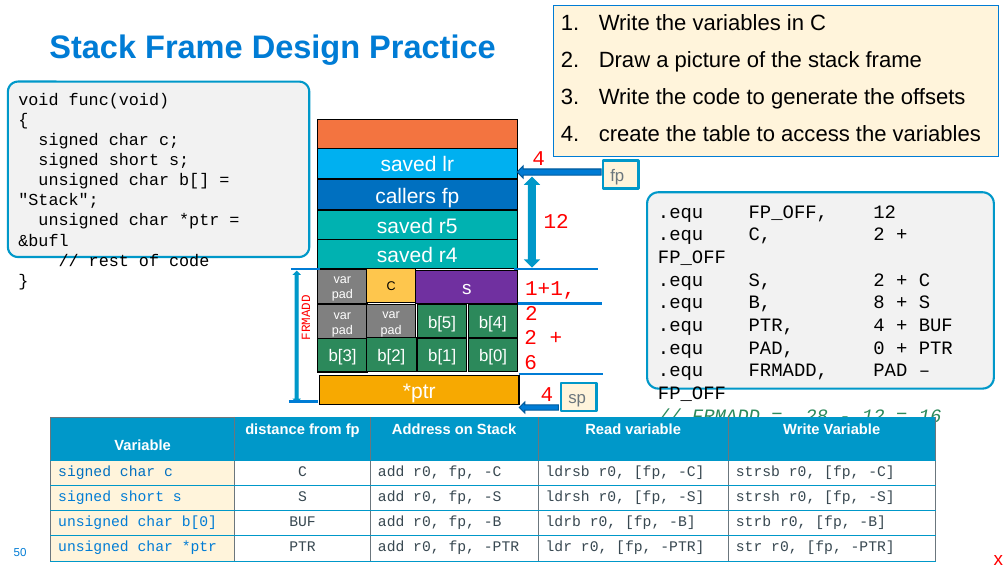
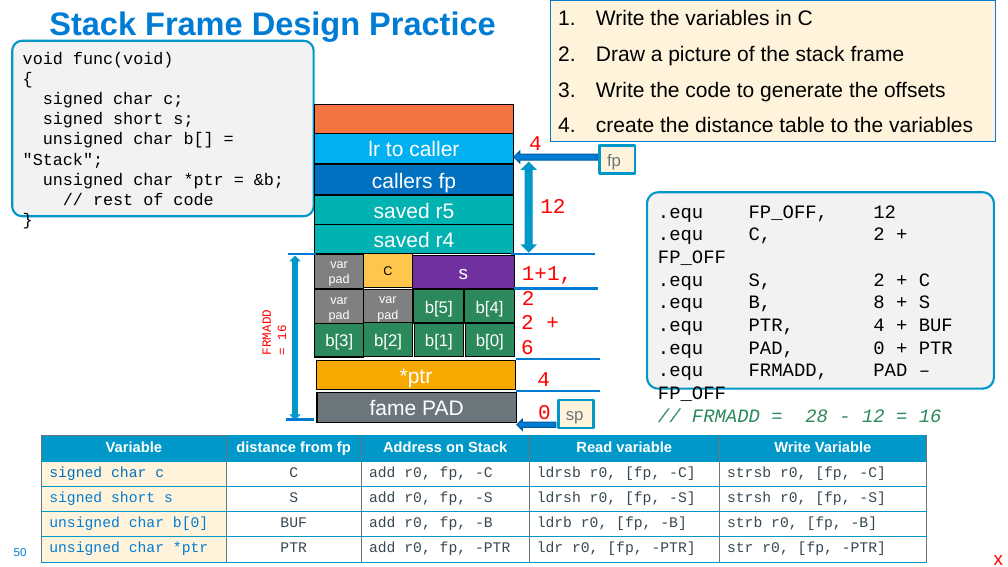
Before and after one commit to cse30-sp24/Muller-Slides, a slide deck: slide 50 of 07-Arm-Part4.pptx. Drawn at 1008x567 pixels with LibreOffice and Linux fonts; fonts in the diff are those of the drawing. Boxes give left, top, right and bottom in pixels: in the first picture for what was removed or moved away, otherwise in the second. Text is boxed around its words. In the diff, an @@ line names an element or a change of style, - is before the commit and + after.

```diff
--- a/07-Arm-Part4.pptx
+++ b/07-Arm-Part4.pptx
@@ title "Stack Frame Design Practice": place and size @@
-title "Stack Frame Design Practice" at [49,34,496,64]
+title "Stack Frame Design Practice" at [49,11,496,41]
@@ text "Write the variables in C": place and size @@
-text "Write the variables in C" at [554,5,999,157]
+text "Write the variables in C" at [551,1,996,141]
@@ rounded rectangle "void func(void)": place and size @@
-rounded rectangle "void func(void)" at [8,82,309,257]
+rounded rectangle "void func(void)" at [12,41,314,216]
@@ text at [596,45,946,101]: size 21 to 20 pt in "Write the variables in C", "Draw a picture of the stack frame", "Write the code to generate the offsets" @@
@@ text at [596,116,973,133]: text changed; size 21 to 20 pt @@
-4. create the table to access the variables
+4. create the distance table to the variables
@@ 18 rectangles, 5 texts, 4 lines, 1 left arrow, 1 up down arrow: place and size @@
-18 rectangles, 5 texts, 4 lines, 1 left arrow, 1 up down arrow at [291,119,639,409]
+18 rectangles, 5 texts, 4 lines, 1 left arrow, 1 up down arrow at [287,104,635,392]
@@ text in rectangle at [368,140,459,157]: text changed @@
-saved lr
+lr to caller
@@ text in rounded rectangle at [43,173,284,189]: text changed @@
-unsigned char *ptr = &bufl
+unsigned char *ptr = &b;
@@ up down arrow: place and size @@
-up down arrow at [294,271,300,402]
+up down arrow at [290,256,299,420]
@@ text at [260,314,290,354]: text changed @@
-FRMADD
+FRMADD = 16
@@ rectangle added at [317,392,516,422], fill #6B767D, outline #000000 1 pt, 20 pt, text #FFFFFF @@
+fame PAD
@@ line added from (516, 392) to (600, 392), #007CD5 2.25 pt @@
@@ text added at [538,404,551,426], 20 pt, text #FF0000 @@
+0
@@ rectangle "sp": place and size @@
-rectangle "sp" at [561,383,597,411]
+rectangle "sp" at [559,400,594,428]
@@ table: place and size @@
-table at [51,417,936,561]
+table at [42,436,927,562]
@@ line moved from (289, 402) - (318, 402) to (286, 420) - (315, 420) @@
@@ left arrow: place and size @@
-left arrow at [520,402,559,413]
+left arrow at [517,420,557,430]
```
Also in this commit, not shown: 30 other slides changed, 5 slides added, 3 other files.
